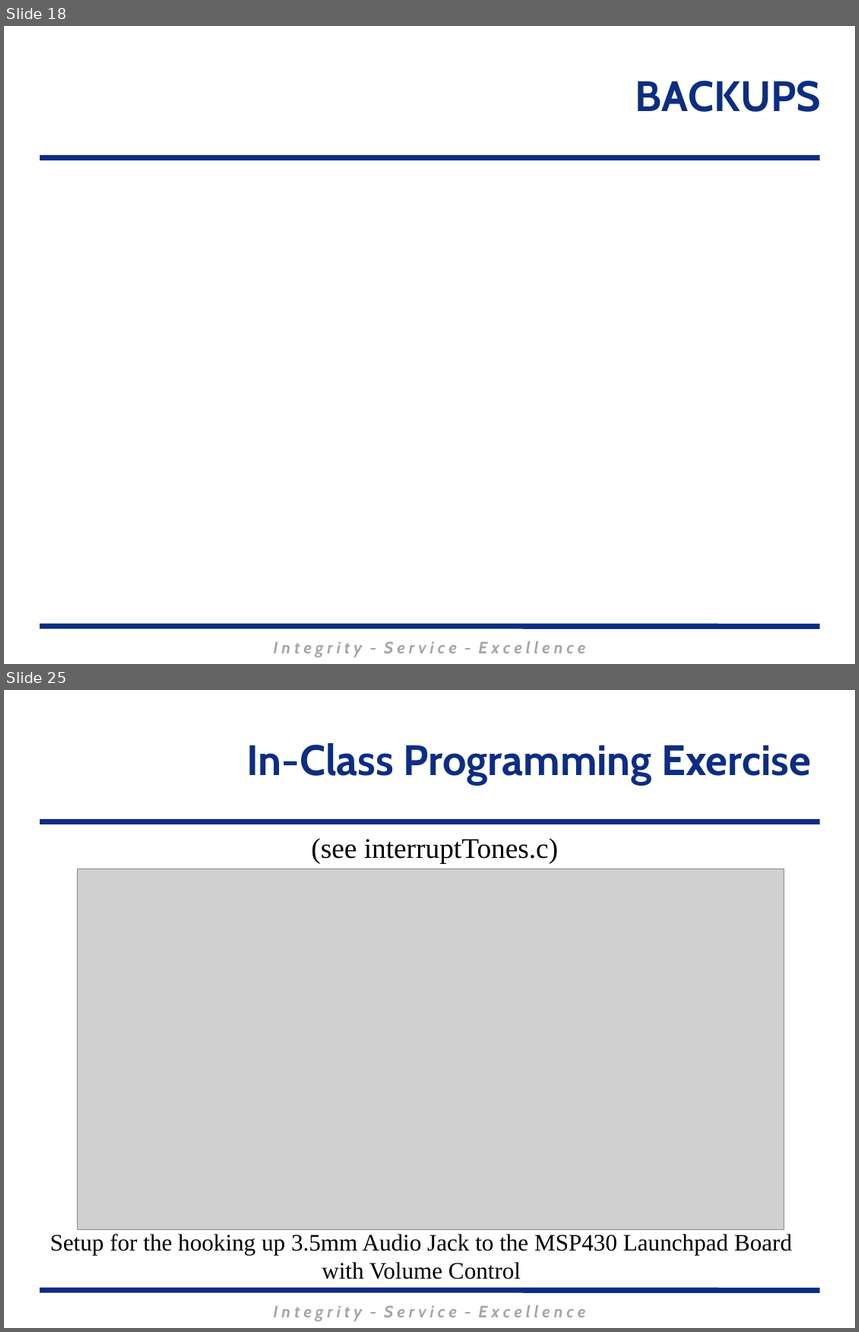
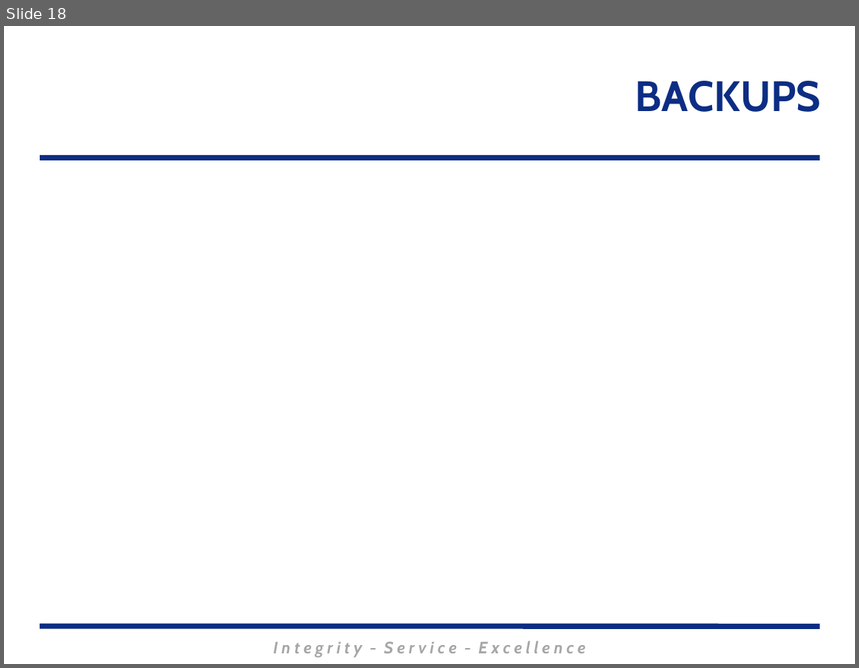
Before and after one commit to MarsUniversity/ECE382, a slide deck: source/lessons/lsn24-25/Lsn24-25.pptx. Shown one above the other, each under a label of ours: slides 18 and 25 before the commit, slide 18 after it; the slides between them are not shown. The pictures are 859x1332 and 859x668 pixels, drawn with LibreOffice and Linux fonts; fonts in the diff are those of the drawing; grey boxes stand for pictures; background and template pictures are left out. Boxes give left, top, right and bottom in pixels: in the first picture for what was removed or moved away, otherwise in the second. Text is boxed around its words. In the diff, an @@ line names an element or a change of style, - is before the commit and + after.

```diff
--- a/source/lessons/lsn24-25/Lsn24-25.pptx
+++ b/source/lessons/lsn24-25/Lsn24-25.pptx
@@ slide 25 removed at [4,690,855,1328], background #FFFFFF; not listed: 3 template elements that a slide beside it also shows @@
@@ title removed at [247,743,812,784] @@
-In-Class Programming Exercise
@@ text removed at [311,838,558,863] @@
-(see interruptTones.c)
@@ picture removed at [77,869,784,1230] @@
@@ text removed at [50,1234,792,1280] @@
-Setup for the hooking up 3.5mm Audio Jack to the MSP430 Launchpad Board
-with Volume Control
```
Also in this commit, not shown: 2 slides changed, 6 other slides removed, 3 other files.
